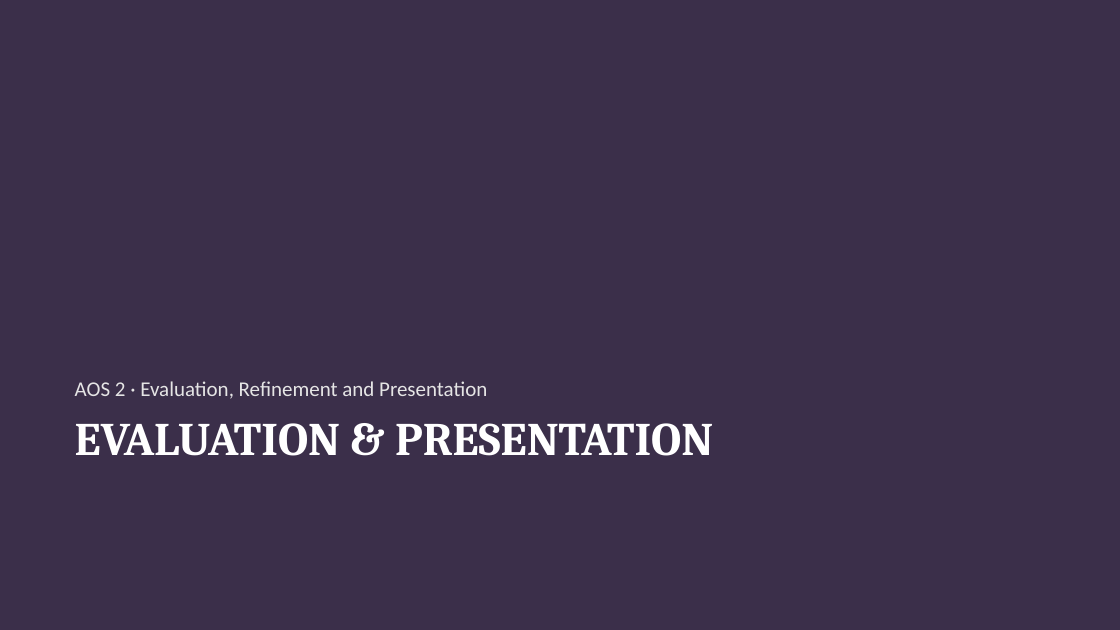
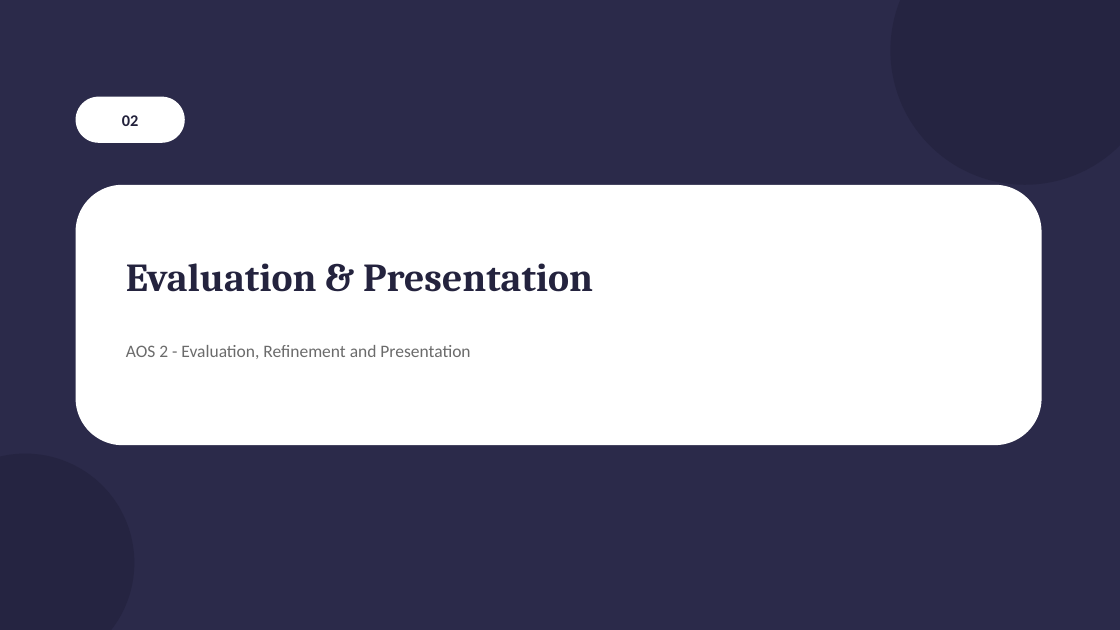
Before and after one commit to melodywyc0710/chuck, a slide deck: slide 9 of teaching-materials/vcd-vce/powerpoint/Unit4-Design-Development-and-Presentation.pptx. Drawn at 1120x630 pixels with LibreOffice and Linux fonts; fonts in the diff are those of the drawing. Boxes give left, top, right and bottom in pixels: in the first picture for what was removed or moved away, otherwise in the second. Text is boxed around its words. In the diff, an @@ line names an element or a change of style, - is before the commit and + after.

```diff
--- a/teaching-materials/vcd-vce/powerpoint/Unit4-Design-Development-and-Presentation.pptx
+++ b/teaching-materials/vcd-vce/powerpoint/Unit4-Design-Development-and-Presentation.pptx
@@ background #3B2F4A to #2B2A4A @@
@@ ellipse added at (891, 0, 1120, 185), fill #252441 @@
@@ rounded rectangle added at (76, 97, 185, 143), fill #FFFFFF, 14 pt, text #22213B, bold @@
+02
@@ rounded rectangle added at (76, 185, 1042, 445), fill #FFFFFF @@
@@ text at (126, 263, 593, 292): text changed; size 40 to 34 pt; text colour #FFFFFF to #24233E @@
-EVALUATION & PRESENTATION
+Evaluation & Presentation
@@ text "AOS 2 - Evaluation, Refinement ..." at (126, 345, 470, 359): vertical alignment bottom to top @@
@@ text at (126, 345, 470, 359): text changed; size 18 to 15 pt; text colour #E5E5E5 to #6B6B6B @@
-AOS 2 · Evaluation, Refinement and Presentation
+AOS 2 - Evaluation, Refinement and Presentation
@@ ellipse added at (0, 454, 134, 630), fill #252441 @@
```
Also in this commit, not shown: 14 other slides changed, 1 slide added, 33 other files.
